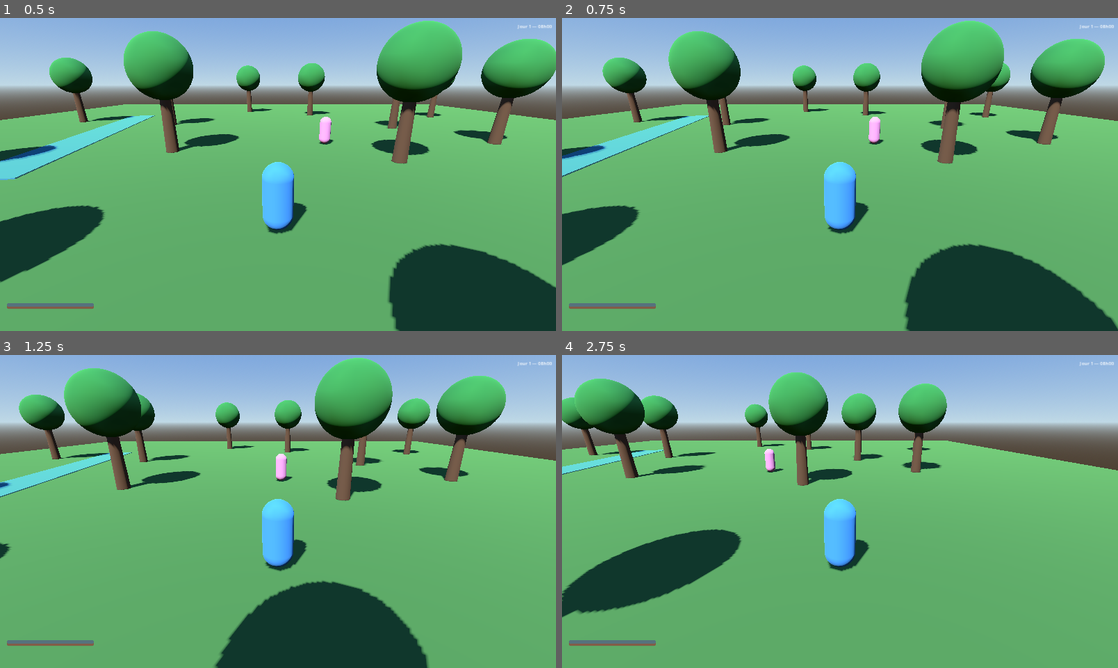
Above: before the commit, frames 1-4 (two rows, left to right).
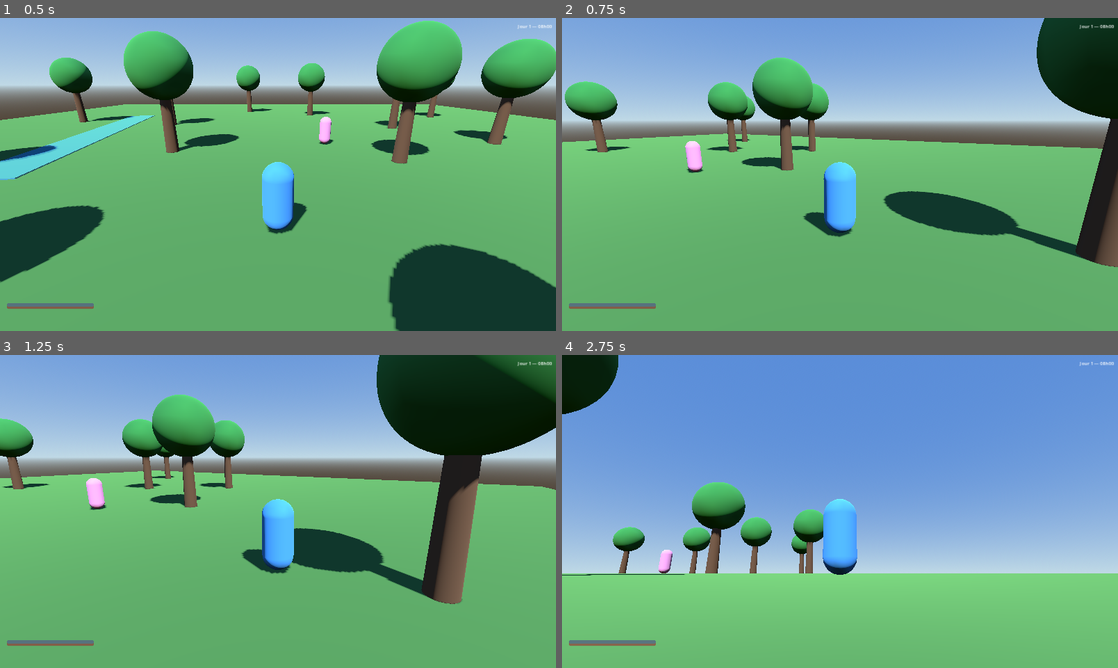
Above: after the commit, the same moments.

Repository: mdzzdemon-code/polo
Game: Godot game, scene res://core/main.tscn
The game is run twice, just before and just after one commit, with the same random seed, the same clock (stepped at 60 frames per second) and the same inputs.
Inputs (mouse positions are in pixels of both pictures, inside the frame that each line leads up to):
- Up to frame 1 (0.5 s): no input
- Up to frame 2 (0.75 s): tap Enter at 0.5 s; move the mouse to (962, 158) at 0.52 s; hold D from 0.53 s (still down); hold Tab from 0.53 s (still down); click (962, 158) at 0.67 s
- Up to frame 3 (1.25 s): keep holding D; keep holding Tab; tap Space at 0.77 s
- Up to frame 4 (2.75 s): move the mouse to (728, 527) at 1.27 s; release D at 1.28 s; release Tab at 1.28 s; hold S 1.28-2.03 s; tap E at 1.35 s; click (728, 527) at 1.42 s; tap Space at 1.52 s; move the mouse to (895, 442) at 2.02 s; hold D from 2.03 s (still down); hold Shift from 2.03 s (still down); click (895, 442) at 2.17 s

Frame 1 is identical in both runs. In frame 2, 50% of the frame differs, in the area x 0-100%, y 0-100%; in frame 3, 50%; in frame 4, 83%, in the area x 0-100%, y 0-86%.

Commit message:
Fix: camera never actually rotated (mouse-look was never implemented)
Movement was fully camera-relative from the start, but nothing ever
rotated the camera itself — SpringArm sat at a fixed -20° pitch and
CameraRig's yaw only ever moved when a Trauma was locked on. Player-
reported: "Je peux pas bouger la caméra".

movement.gd now captures the mouse (Input.mouse_mode) and applies
relative mouse motion to CameraRig yaw / SpringArm pitch (clamped
-70°..30°), releasing the cursor automatically via GameManager's
mode_changed signal whenever a menu/dialogue/cutscene needs clickable UI
(dialogue choice buttons, inventory, carnets, ending screen), and
recapturing it back in EXPLORATION/COMBAT. While locked onto a Trauma,
Combat.gd keeps ownership of yaw (camera stays on the target) but mouse
still controls pitch.

Co-Authored-By: Claude Sonnet 5 <noreply@anthropic.com>
Claude-Session: https://claude.ai/code/session_01Pj1EeMJHdXREJX1cDUYCmg

Diff:
--- a/player/movement.gd
+++ b/player/movement.gd
@@ -1,14 +1,45 @@
 extends Node
-## Camera-relative movement for the Player (CharacterBody3D parent).
+## Camera-relative movement for the Player (CharacterBody3D parent), plus
+## mouse-look for the camera rig itself (yaw on CameraRig, pitch on SpringArm).
 
 @export var walk_speed: float = 4.0
 @export var run_speed: float = 7.5
 @export var gravity: float = 18.0
 @export var turn_speed: float = 12.0
+@export var mouse_sensitivity: float = 0.0025
+@export var pitch_min_deg: float = -70.0
+@export var pitch_max_deg: float = 30.0
 
-@onready var player: CharacterBody3D = get_parent()
+@onready var player: Player = get_parent()
 @onready var camera_rig: Node3D = player.get_node("CameraRig")
+@onready var spring_arm: SpringArm3D = camera_rig.get_node("SpringArm")
 @onready var body_mesh: Node3D = player.get_node("BodyMesh")
+
+
+func _ready() -> void:
+	Input.mouse_mode = Input.MOUSE_MODE_CAPTURED
+	GameManager.mode_changed.connect(_on_mode_changed)
+
+
+func _on_mode_changed(mode: GameManager.Mode) -> void:
+	# Free the cursor for menus/dialogue (clickable buttons), recapture it for
+	# camera-look otherwise.
+	if mode == GameManager.Mode.DIALOGUE or mode == GameManager.Mode.MENU or mode == GameManager.Mode.CUTSCENE:
+		Input.mouse_mode = Input.MOUSE_MODE_VISIBLE
+	else:
+		Input.mouse_mode = Input.MOUSE_MODE_CAPTURED
+
+
+func _unhandled_input(event: InputEvent) -> void:
+	if not (event is InputEventMouseMotion) or Input.mouse_mode != Input.MOUSE_MODE_CAPTURED:
+		return
+	var motion := event as InputEventMouseMotion
+	# While locked on, Combat.gd owns the camera's yaw (it faces the target);
+	# mouse-look still controls pitch so the player can look the target up/down.
+	if player.combat.lock_on_target == null:
+		camera_rig.rotation.y -= motion.relative.x * mouse_sensitivity
+	var new_pitch := spring_arm.rotation.x - motion.relative.y * mouse_sensitivity
+	spring_arm.rotation.x = clamp(new_pitch, deg_to_rad(pitch_min_deg), deg_to_rad(pitch_max_deg))
 
 
 func _physics_process(delta: float) -> void:
